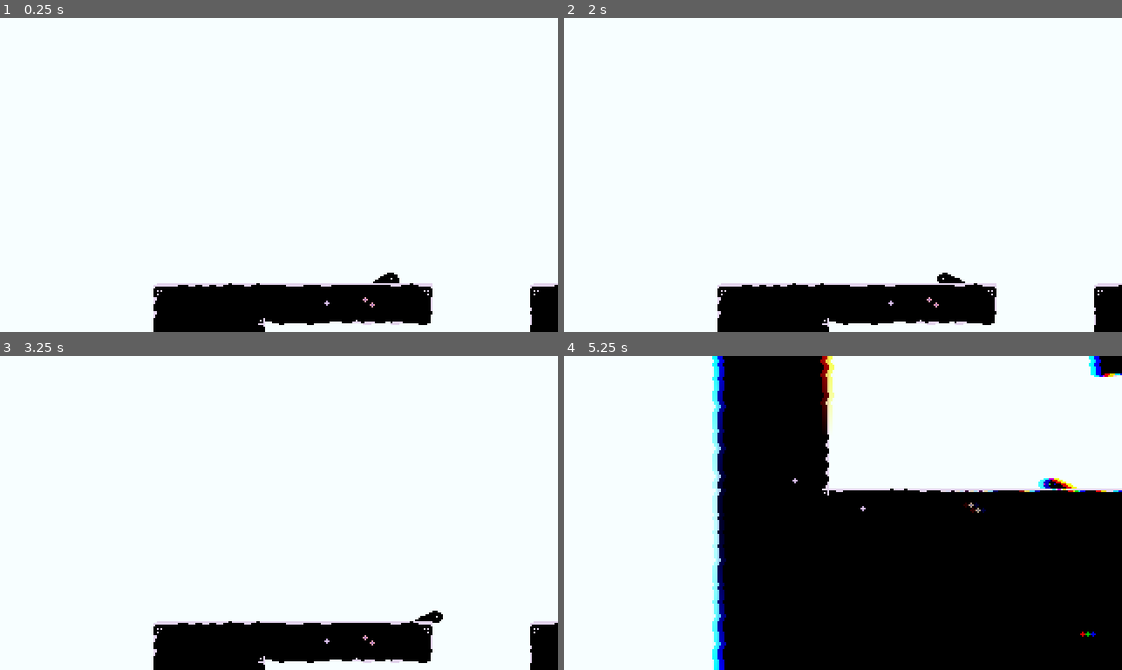
Above: before the commit, frames 1-4 (two rows, left to right).
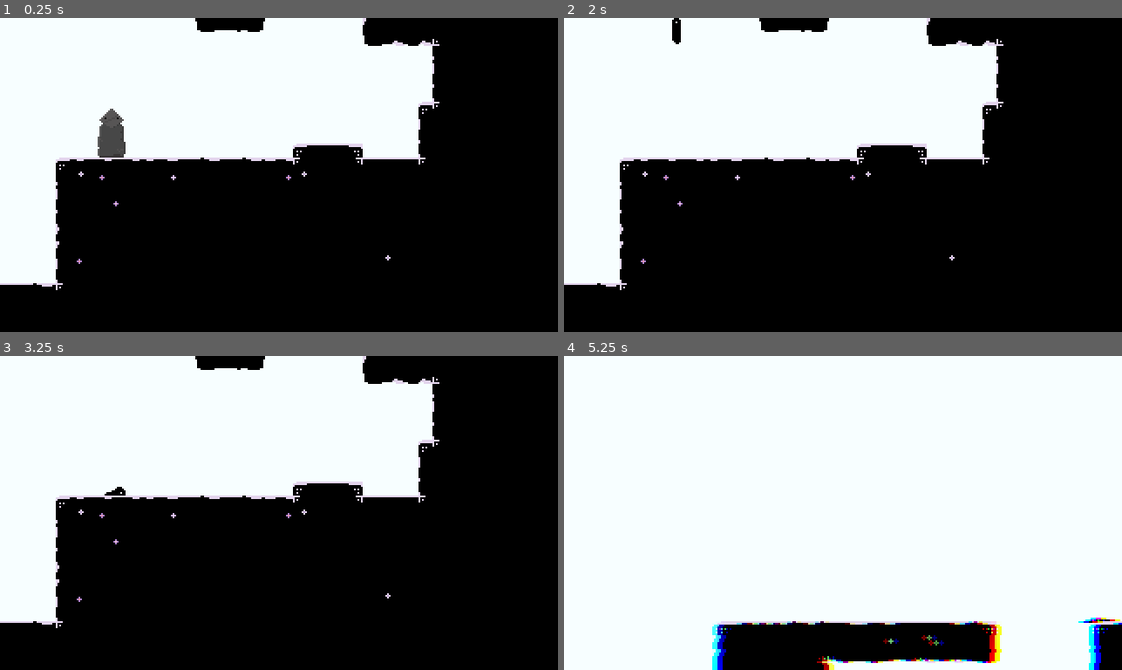
Above: after the commit, the same moments.

Repository: ehj37/Godot-Wild-Jam-91
Game: Godot game, scene res://main.tscn
The game is run twice, just before and just after one commit, with the same random seed, the same clock (stepped at 60 frames per second) and the same inputs. Sound files missing from this copy of the repository are replaced by a short silence.
Inputs (mouse positions are in pixels of both pictures, inside the frame that each line leads up to):
- Up to frame 1 (0.25 s): no input
- Up to frame 2 (2 s): tap Enter at 0.5 s; move the mouse to (965, 159) at 0.52 s; hold D (move_right) 0.53-1.28 s; tap W (cycle_focused_transfer_area) at 0.6 s; click (965, 159) at 0.67 s; tap Space (jump) at 0.77, 1.07, 1.52, 1.82 s; tap Shift (deblob) at 0.8, 1.35 s; move the mouse to (731, 190) at 1.27 s; hold A (move_left) from 1.28 s (still down); tap S (transfer) at 1.55 s
- Up to frame 3 (3.25 s): move the mouse to (334, 443) at 2.02 s; release A (move_left) at 2.03 s; hold Space (jump) 2.03-2.78 s; hold D (move_right) from 2.03 s (still down); tap S (transfer) at 2.1 s; move the mouse to (251, 575) at 2.77 s; tap Space (jump) at 2.85, 3.02 s; click (251, 575) at 2.92 s; tap W (cycle_focused_transfer_area) at 3.05 s
- Up to frame 4 (5.25 s): tap Space (jump) at 3.32, 3.77, 4.07, 4.52, 4.82 s; move the mouse to (1010, 560) at 3.52 s; release D (move_right) at 3.53 s; hold A (move_left) from 3.53 s (still down); tap W (cycle_focused_transfer_area) at 3.6 s; tap Shift (deblob) at 3.8, 4.35 s; move the mouse to (675, 465) at 4.27 s; tap S (transfer) at 4.55 s; move the mouse to (870, 513) at 5.02 s; hold Space (jump) from 5.03 s (still down); tap Tab (toggle_transfer_mode) at 5.1 s; click (870, 513) at 5.17 s

The runs differ from the first frame. In frame 1, 57% of the frame differs, in the area x 0-100%, y 0-100%; in frame 2, 57%; in frame 3, 57%; in frame 4, 45%.

Commit message:
Misc. sound effects, support non-positional audio

Diff:
--- /dev/null
+++ b/audio/shared_sound_effects/player_blob.tres
@@ -0,0 +1,10 @@
+[gd_resource type="Resource" script_class="SoundEffectConfig" format=3 uid="uid://djkt7mt8nfsxm"]
+
+[ext_resource type="AudioStream" uid="uid://chvv7pdw0py5s" path="res://audio/shared_sound_effects/player_blob.ogg" id="1_dsmoa"]
+[ext_resource type="Script" uid="uid://cwvsofibb2vp6" path="res://audio/sound_effect_config.gd" id="2_xgboj"]
+
+[resource]
+script = ExtResource("2_xgboj")
+type = "player_blob"
+audio_stream = ExtResource("1_dsmoa")
+metadata/_custom_type_script = "uid://cwvsofibb2vp6"
--- /dev/null
+++ b/audio/shared_sound_effects/player_deblob.tres
@@ -0,0 +1,10 @@
+[gd_resource type="Resource" script_class="SoundEffectConfig" format=3 uid="uid://cmtqx8x55hwxy"]
+
+[ext_resource type="AudioStream" uid="uid://cmn4imp66aqhw" path="res://audio/shared_sound_effects/player_deblob.ogg" id="1_5c571"]
+[ext_resource type="Script" uid="uid://cwvsofibb2vp6" path="res://audio/sound_effect_config.gd" id="2_enysy"]
+
+[resource]
+script = ExtResource("2_enysy")
+type = "player_deblob"
+audio_stream = ExtResource("1_5c571")
+metadata/_custom_type_script = "uid://cwvsofibb2vp6"
--- a/audio/sound_effect_manager/sound_effect_manager.gd
+++ b/audio/sound_effect_manager/sound_effect_manager.gd
@@ -63,6 +63,17 @@
 	audio_stream_player.finished.connect(func() -> void: _remove_effect(sound_effect_details))
 
 
+# Doesn't have the fun auto-cancellation logic that the positional version of
+# this has, but I don't need it right now.
+func play_effect(sound_effect_config: SoundEffectConfig) -> void:
+	var audio_stream_player: AudioStreamPlayer = AudioStreamPlayer.new()
+	audio_stream_player.stream = sound_effect_config.audio_stream
+	add_child(audio_stream_player)
+
+	audio_stream_player.play()
+	audio_stream_player.finished.connect(func() -> void: audio_stream_player.queue_free())
+
+
 func _remove_effect(sound_effect_details: SoundEffectDetails) -> void:
 	@warning_ignore("unsafe_cast")
 	(_sound_effect_details_by_screen_coords.get(sound_effect_details.screen_coords) as Array).erase(
--- a/main.tscn
+++ b/main.tscn
@@ -15,7 +15,7 @@
 script = ExtResource("1_lquwl")
 
 [node name="Blob" parent="." unique_id=1924219276 instance=ExtResource("1_ig7tw")]
-position = Vector2(-99, 132)
+position = Vector2(64, 78)
 
 [node name="Ground" parent="." unique_id=2125642704 instance=ExtResource("2_0xm2m")]
 tile_map_data = PackedByteArray("AAAEAAoAAAABAAQAAAAFAAoAAAAEAAQAAAAGAAoAAAAGAAQAAAAHAAoAAAAEAAQAAAAIAAoAAAAGAAQAAAAJAA …(112304 unchanged characters)…
--- a/scenes/blob/blob.tscn
+++ b/scenes/blob/blob.tscn
@@ -169,7 +169,7 @@
 
 [node name="StateMachine" type="Node" parent="." unique_id=60196734]
 script = ExtResource("2_peg37")
-initial_state_name = "Idle"
+initial_state_name = "Entombed"
 metadata/_custom_type_script = "uid://dfkg3wfggq6m"
 
 [node name="Entombed" type="Node" parent="StateMachine" unique_id=1444409423]
--- a/scenes/hollow/state/blob.gd
+++ b/scenes/hollow/state/blob.gd
@@ -8,6 +8,7 @@
 
 func enter(_data: Dictionary = {}) -> void:
 	hollow.animation_player.play("blob")
+	SoundEffectManager.play_effect_at(_get_blob_sound_effect(), hollow.global_position)
 
 
 func exit() -> void:
@@ -15,3 +16,7 @@
 	TransferModeManager.enable_transfer_mode()
 	hollow.player_controlled = true
 	hollow.sprite_blob.visible = true
+
+
+func _get_blob_sound_effect() -> SoundEffectConfig:
+	return load("res://audio/shared_sound_effects/player_blob.tres")
--- a/scenes/hollow/state/deblob.gd
+++ b/scenes/hollow/state/deblob.gd
@@ -26,6 +26,7 @@
 
 func enter(_data: Dictionary = {}) -> void:
 	hollow.animation_player.play("deblob")
+	SoundEffectManager.play_effect_at(_get_deblob_sound_effect_config(), hollow.global_position)
 	TransferModeManager.disable_transfer_mode()
 
 
@@ -33,3 +34,7 @@
 	hollow.player_controlled = false
 	hollow.sprite_blob.visible = false
 	TransferModeManager.enable_transfer_mode()
+
+
+func _get_deblob_sound_effect_config() -> SoundEffectConfig:
+	return load("res://audio/shared_sound_effects/player_deblob.tres")
--- a/scenes/hopper/state/blob.gd
+++ b/scenes/hopper/state/blob.gd
@@ -12,9 +12,14 @@
 
 func enter(_data: Dictionary = {}) -> void:
 	hopper.animation_player.play("blob")
+	SoundEffectManager.play_effect_at(_get_blob_sound_effect(), hopper.global_position)
 
 
 func exit() -> void:
 	TransferManager.transfer(hopper, hopper.transfer_area)
 	TransferModeManager.enable_transfer_mode()
 	hopper.player_controlled = true
+
+
+func _get_blob_sound_effect() -> SoundEffectConfig:
+	return load("res://audio/shared_sound_effects/player_blob.tres")
--- a/scenes/hopper/state/deblob.gd
+++ b/scenes/hopper/state/deblob.gd
@@ -15,8 +15,13 @@
 
 func enter(_data: Dictionary = {}) -> void:
 	hopper.animation_player.play("deblob")
+	SoundEffectManager.play_effect_at(_get_deblob_sound_effect_config(), hopper.global_position)
 	TransferModeManager.disable_transfer_mode()
 
 
 func exit() -> void:
 	TransferModeManager.enable_transfer_mode()
+
+
+func _get_deblob_sound_effect_config() -> SoundEffectConfig:
+	return load("res://audio/shared_sound_effects/player_deblob.tres")
--- /dev/null
+++ b/scenes/transfer_mode_manager/sound_effects/transfer_mode_enter.tres
@@ -0,0 +1,10 @@
+[gd_resource type="Resource" script_class="SoundEffectConfig" format=3 uid="uid://ctyxhsgkiv771"]
+
+[ext_resource type="AudioStream" uid="uid://c8mhimopc2i3x" path="res://scenes/transfer_mode_manager/sound_effects/transfer_mode_enter.ogg" id="1_qnxhn"]
+[ext_resource type="Script" uid="uid://cwvsofibb2vp6" path="res://audio/sound_effect_config.gd" id="2_a37k3"]
+
+[resource]
+script = ExtResource("2_a37k3")
+type = "transfer_mode_enter"
+audio_stream = ExtResource("1_qnxhn")
+metadata/_custom_type_script = "uid://cwvsofibb2vp6"
--- /dev/null
+++ b/scenes/transfer_mode_manager/sound_effects/transfer_mode_exit.tres
@@ -0,0 +1,10 @@
+[gd_resource type="Resource" script_class="SoundEffectConfig" format=3 uid="uid://js7qg53ifp2f"]
+
+[ext_resource type="AudioStream" uid="uid://c5b6m6lsvbbsp" path="res://scenes/transfer_mode_manager/sound_effects/transfer_mode_exit.ogg" id="1_xa71x"]
+[ext_resource type="Script" uid="uid://cwvsofibb2vp6" path="res://audio/sound_effect_config.gd" id="2_ljqwl"]
+
+[resource]
+script = ExtResource("2_ljqwl")
+type = "transfer_mode_exit"
+audio_stream = ExtResource("1_xa71x")
+metadata/_custom_type_script = "uid://cwvsofibb2vp6"
--- /dev/null
+++ b/scenes/transfer_mode_manager/sound_effects/transfer_mode_switch.tres
@@ -0,0 +1,10 @@
+[gd_resource type="Resource" script_class="SoundEffectConfig" format=3 uid="uid://bjkxc1057mc5w"]
+
+[ext_resource type="AudioStream" uid="uid://djswe54gs2spy" path="res://scenes/transfer_mode_manager/sound_effects/transfer_mode_switch.ogg" id="1_n8jwg"]
+[ext_resource type="Script" uid="uid://cwvsofibb2vp6" path="res://audio/sound_effect_config.gd" id="2_05b1d"]
+
+[resource]
+script = ExtResource("2_05b1d")
+type = "transfer_mode_switch"
+audio_stream = ExtResource("1_n8jwg")
+metadata/_custom_type_script = "uid://cwvsofibb2vp6"
--- a/scenes/transfer_mode_manager/transfer_mode_manager.gd
+++ b/scenes/transfer_mode_manager/transfer_mode_manager.gd
@@ -34,11 +34,21 @@
 
 func _exit_transfer_mode() -> void:
 	animation_player.play("show", -1, -1.0, true)
+	SoundEffectManager.play_effect(_get_transfer_mode_exit_sound_effect_config())
 	_in_transfer_mode = false
 	transfer_mode_exited.emit()
 
 
 func _enter_transfer_mode() -> void:
 	animation_player.play("show", -1, 1.0)
+	SoundEffectManager.play_effect(_get_transfer_mode_enter_sound_effect_config())
 	_in_transfer_mode = true
 	transfer_mode_entered.emit()
+
+
+func _get_transfer_mode_enter_sound_effect_config() -> SoundEffectConfig:
+	return load("res://scenes/transfer_mode_manager/sound_effects/transfer_mode_enter.tres")
+
+
+func _get_transfer_mode_exit_sound_effect_config() -> SoundEffectConfig:
+	return load("res://scenes/transfer_mode_manager/sound_effects/transfer_mode_exit.tres")
--- a/scripts/transfer_manager.gd
+++ b/scripts/transfer_manager.gd
@@ -58,6 +58,7 @@
 		return
 
 	if Input.is_action_just_pressed("cycle_focused_transfer_area"):
+		SoundEffectManager.play_effect(_get_transfer_mode_switch_sound_effect_config())
 		player_transfer_area.cycle_focused_area()
 
 	if Input.is_action_just_pressed("transfer"):
@@ -73,3 +74,7 @@
 func _ready() -> void:
 	TransferModeManager.transfer_mode_entered.connect(func() -> void: _in_transfer_mode = true)
 	TransferModeManager.transfer_mode_exited.connect(func() -> void: _in_transfer_mode = false)
+
+
+func _get_transfer_mode_switch_sound_effect_config() -> SoundEffectConfig:
+	return load("res://scenes/transfer_mode_manager/sound_effects/transfer_mode_switch.tres")
Not shown, added: audio/shared_sound_effects/player_blob.ogg.import
Not shown, added: audio/shared_sound_effects/player_deblob.ogg.import
Not shown, added: scenes/transfer_mode_manager/sound_effects/transfer_mode_enter.ogg.import
Not shown, added: scenes/transfer_mode_manager/sound_effects/transfer_mode_exit.ogg.import
Not shown, added: scenes/transfer_mode_manager/sound_effects/transfer_mode_switch.ogg.import
Not shown, added: audio/shared_sound_effects/player_blob.ogg
Not shown, added: audio/shared_sound_effects/player_deblob.ogg
Not shown, added: scenes/transfer_mode_manager/sound_effects/transfer_mode_enter.ogg
Not shown, added: scenes/transfer_mode_manager/sound_effects/transfer_mode_exit.ogg
Not shown, added: scenes/transfer_mode_manager/sound_effects/transfer_mode_switch.ogg
